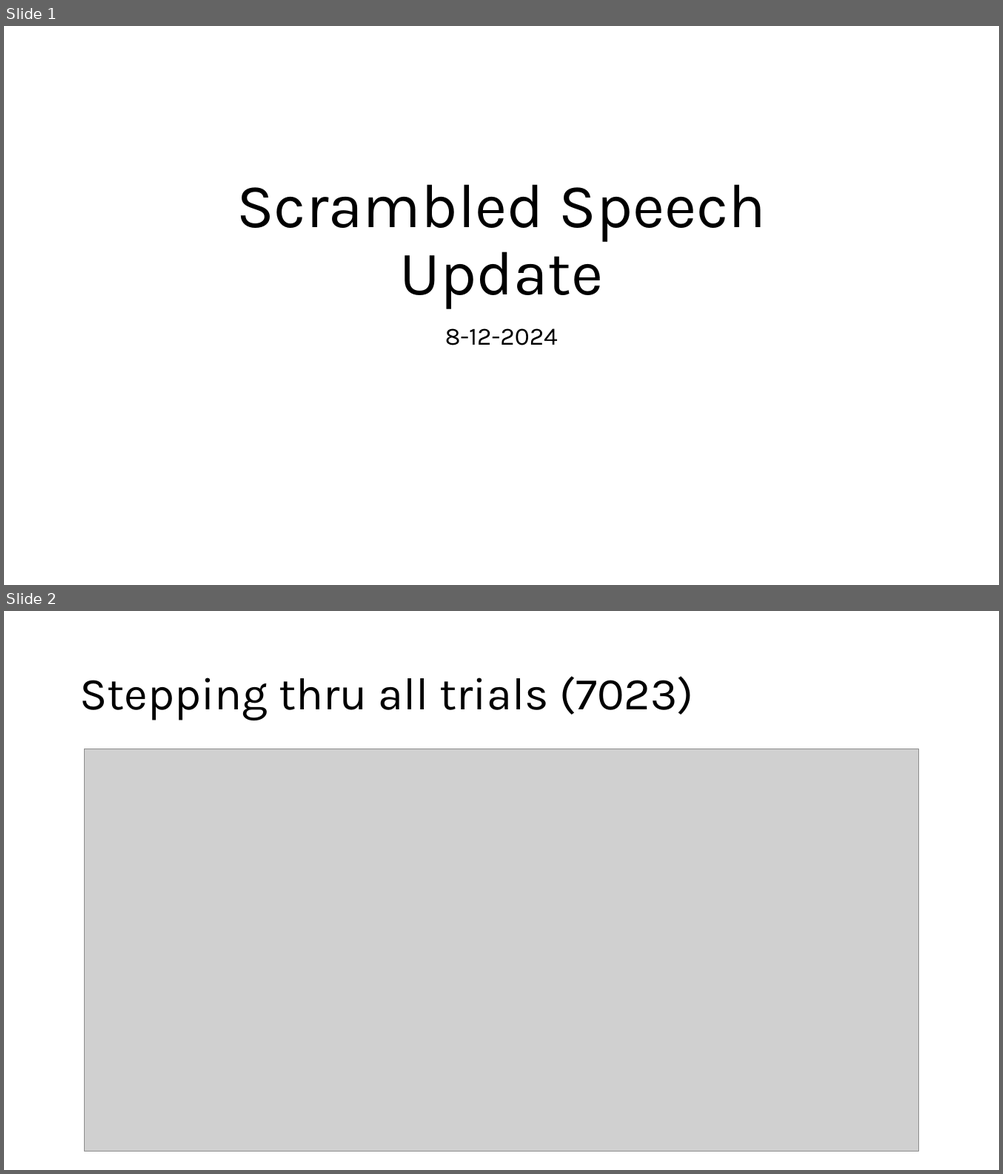
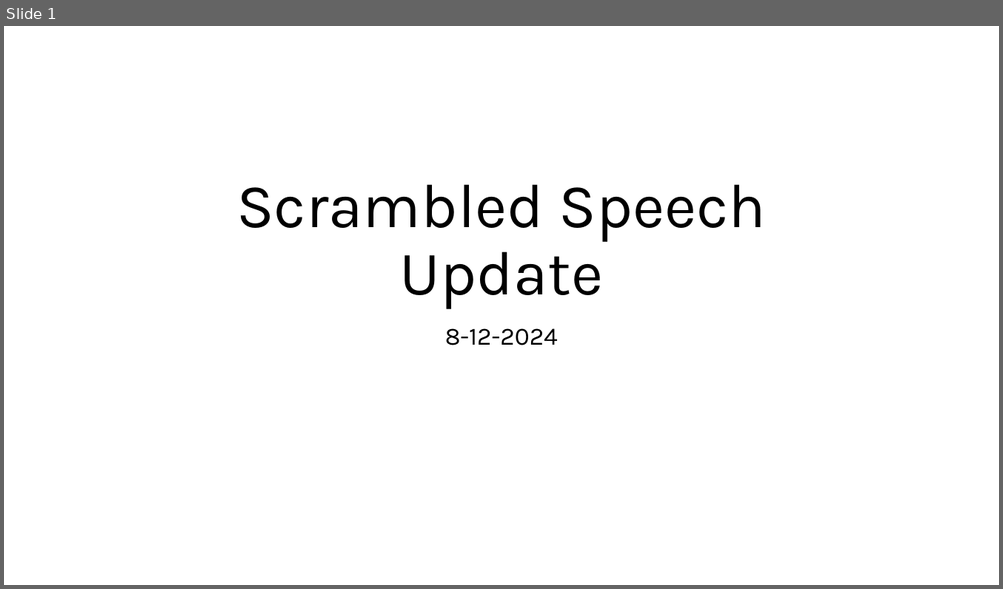
Before and after one commit to crepetti/fNIRSandGerbils, a slide deck: Scrambled Speech Update 8-12.pptx. Shown one above the other, each under a label of ours: slides 1 and 2 before the commit, slide 1 after it. The pictures are 1003x1174 and 1003x589 pixels, drawn with LibreOffice and Linux fonts; fonts in the diff are those of the drawing; grey boxes stand for pictures. Boxes give left, top, right and bottom in pixels: in the first picture for what was removed or moved away, otherwise in the second. Text is boxed around its words. In the diff, an @@ line names an element or a change of style, - is before the commit and + after.

```diff
--- a/Scrambled Speech Update 8-12.pptx
+++ b/Scrambled Speech Update 8-12.pptx
@@ slide 2 removed at (4,611,999,1170), background #FFFFFF @@
@@ title removed at (79,676,693,721) @@
-Stepping thru all trials (7023)
@@ picture removed at (85,749,919,1151) @@
```
Also in this commit, not shown: 4 slides added, 2 other slides removed, 13 other files.
